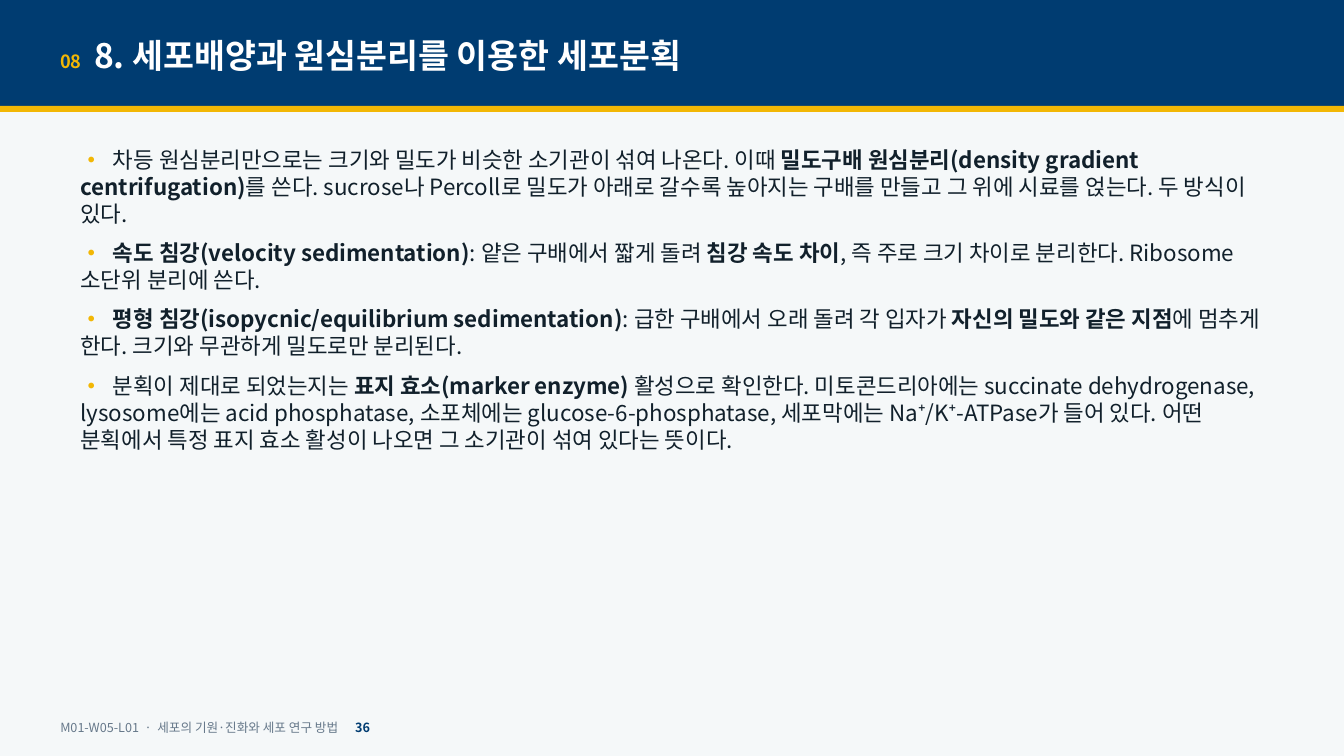
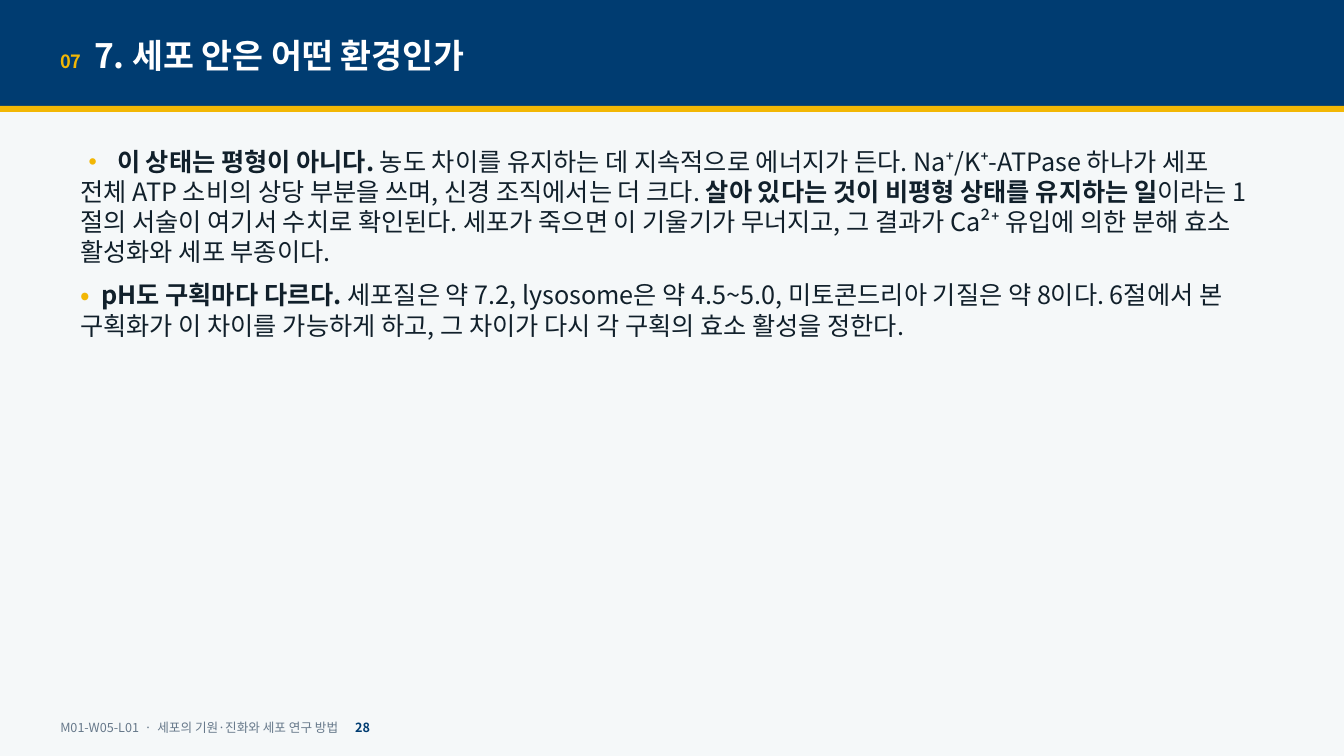
Before and after one commit to hoperiasd2/hoperiasd2.github.io, a slide deck: slide 28 of curriculum/M01/W05/L01/slides.pptx (slide 36 before the commit). Drawn at 1344x756 pixels with LibreOffice and Linux fonts; fonts in the diff are those of the drawing. Boxes give left, top, right and bottom in pixels: in the first picture for what was removed or moved away, otherwise in the second. Text is boxed around its words. In the diff, an @@ line names an element or a change of style, - is before the commit and + after.

```diff
--- a/curriculum/M01/W05/L01/slides.pptx
+++ b/curriculum/M01/W05/L01/slides.pptx
@@ text at [60,39,465,71]: text changed @@
-08 8. 세포배양과 원심분리를 이용한 세포분획
+07 7. 세포 안은 어떤 환경인가
@@ text at [80,149,1231,340]: text changed; size 16 to 18 pt @@
-• 차등 원심분리만으로는 크기와 밀도가 비슷한 소기관이 섞여 나온다. 이때 밀도구배 원심분리(density gradient centrifugation)를 쓴다. sucrose나 Percoll로 밀도가 아래로 갈수록 높아지는 구배를 만들고 그 위에 시료를 얹는다. 두 방식이 있다.
-• 속도 침강(velocity sedimentation): 얕은 구배에서 짧게 돌려 침강 속도 차이, 즉 주로 크기 차이로 분리한다. Ribosome 소단위 분리에 쓴다.
-• 평형 침강(isopycnic/equilibrium sedimentation): 급한 구배에서 오래 돌려 각 입자가 자신의 밀도와 같은 지점에 멈추게 한다. 크기와 무관하게 밀도로만 분리된다.
-• 분획이 제대로 되었는지는 표지 효소(marker enzyme) 활성으로 확인한다. 미토콘드리아에는 succinate dehydrogenase, lysosome에는 acid phosphatase, 소포체에는 glucose-6-phosphatase, 세포막에는 Na⁺/K⁺-ATPase가 들어 있다. 어떤 분획에서 특정 표지 효소 활성이 나오면 그 소기관이 섞여 있다는 뜻이다.
+• 이 상태는 평형이 아니다. 농도 차이를 유지하는 데 지속적으로 에너지가 든다. Na⁺/K⁺-ATPase 하나가 세포 전체 ATP 소비의 상당 부분을 쓰며, 신경 조직에서는 더 크다. 살아 있다는 것이 비평형 상태를 유지하는 일이라는 1절의 서술이 여기서 수치로 확인된다. 세포가 죽으면 이 기울기가 무너지고, 그 결과가 Ca²⁺ 유입에 의한 분해 효소 활성화와 세포 부종이다.
+• pH도 구획마다 다르다. 세포질은 약 7.2, lysosome은 약 4.5~5.0, 미토콘드리아 기질은 약 8이다. 6절에서 본 구획화가 이 차이를 가능하게 하고, 그 차이가 다시 각 구획의 효소 활성을 정한다.
@@ text at [60,721,370,733]: text changed @@
-M01-W05-L01 · 세포의 기원·진화와 세포 연구 방법 36
+M01-W05-L01 · 세포의 기원·진화와 세포 연구 방법 28
```
Also in this commit, not shown: 25 other slides changed, 1 slide added, 13 slides removed, 6 other files.
